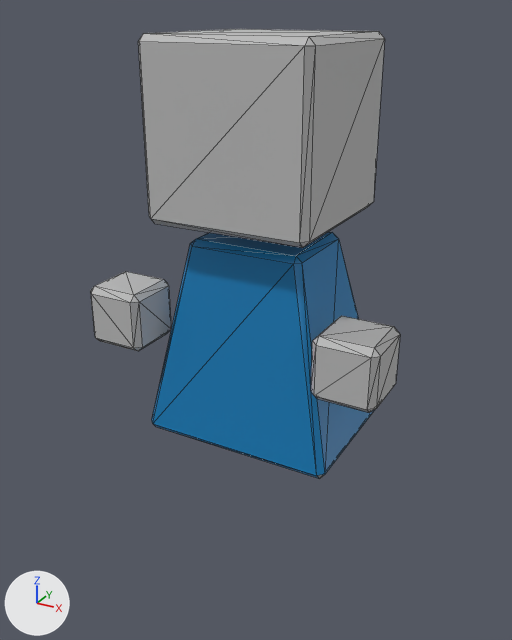
Two versions of the FBX model Assets/Model/Character.fbx, one commit apart.
One viewpoint serves both versions: a 50 mm lens placed at (0.0123, -0.0232, 0.0158), pointed at (-0.0001, -0.0006, 0.0045). Lighting does not change. The marker at lower left points along +X, +Y and +Z. Mesh edges are drawn as thin lines. Where no turn or scale is listed for an object, it has been applied to the vertices.
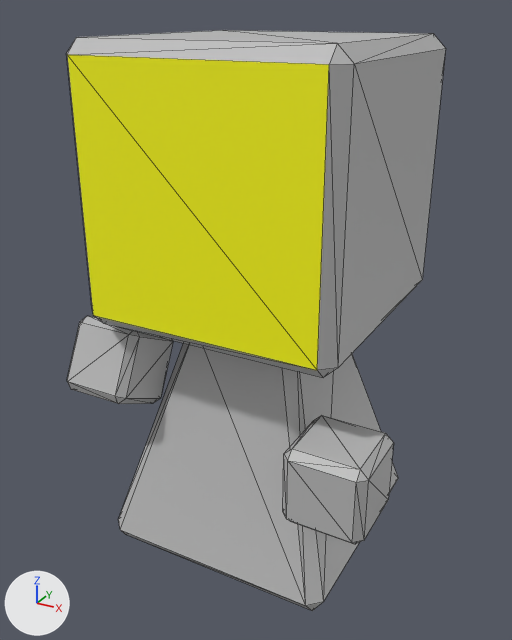
Pixel boxes [x1, y1, x2, y2] of what changed, in the pictures (512 x 640 px; the box of a moved part takes in the faces that stretch with it):
'pCube4', reshaped, moved (23% wider, 29% taller)
    before: [91, 29, 400, 479]
    after: [66, 30, 446, 611]
part 1 of me_mesh, moved or reshaped
    before: [138, 29, 385, 248]
    after: [66, 30, 446, 378]
part 2 of me_mesh, moved or reshaped
    before: [311, 316, 400, 413]
    after: [283, 416, 394, 544]
part 3 of me_mesh, rebuilt
    before: [152, 232, 374, 479]
    after: [118, 343, 398, 611]
part 4 of me_mesh, rebuilt (32% wider, 10% taller)
    before: [91, 271, 171, 351]
    after: [67, 316, 173, 404]

Edits to the bpy script that builds the scene:
```text
Add mat_lambert1:
    mat_lambert1 = principled_material('lambert1')
    mat_lambert1.base_color = (0.5, 0.5, 0.5)  # grey #bcbcbc
Add mat_phong1:
    mat_phong1 = principled_material('phong1')
    mat_phong1.base_color = (1.0, 1.0, 0.0)  # yellow #ffff00
    mat_phong1.roughness = 0.553
Change me_mesh:
    used by ob_pcube4; location = (0.0, -0.00021, 0.00747)
    remove me_mesh.from_pydata(...)  # 96 vertices, 176 faces; spans x -0.006..0.006, y -0.0034..0.0034, z -0.0076..0.0076
    remove me_mesh.materials.append(mat_blinn1)  # grey #bcbcbc
    remove me_mesh.materials.append(mat_lambert2)  # blue #007ab6
    remove me_mesh.materials.append(mat_standardsurface1)  # grey #aaaaaa
    add me_mesh.from_pydata(...)  # 96 vertices, 176 faces; spans x -0.0065..0.0065, y -0.0052..0.0053, z -0.01..0.01
    me_mesh part 1: the loose piece of 24 vertices spanning x -0.0032..0.0032, y -0.003..0.0034, z 0.0012..0.0076 is scaled about its middle by 1.54, then moved by (0.0, 0.0001, 0.0006)
    me_mesh part 2: the loose piece of 24 vertices spanning x 0.0036..0.006, y -0.0034..-0.001, z -0.004..-0.0016 is scaled about its middle by 1.25, then moved by (0.0002, -0.0015, -0.0012), in mat_lambert1 (grey #bcbcbc)
    me_mesh part 3: the loose piece of 24 vertices spanning x -0.0038..0.0041, y -0.0029..0.0034, z -0.0076..0.0004 is rebuilt with 24 vertices and now spans x -0.0048..0.0048, y -0.0046..0.0051, z -0.01..0.0, in mat_lambert1 (grey #bcbcbc)
    me_mesh part 4: the loose piece of 24 vertices spanning x -0.006..-0.0036, y -0.0034..-0.001, z -0.004..-0.0016 is rebuilt with 24 vertices and now spans x -0.0065..-0.0035, y -0.0048..-0.001, z -0.0042..-0.0004, in mat_lambert1 (grey #bcbcbc)
    add me_mesh.materials.append(mat_lambert1)  # grey #bcbcbc
    add me_mesh.materials.append(mat_phong1)  # yellow #ffff00
Change ob_pcube4:
    ob_pcube4.location: (0.0, -0.00021, 0.00747) -> (0.0, -0.00025, 0.005)
```
